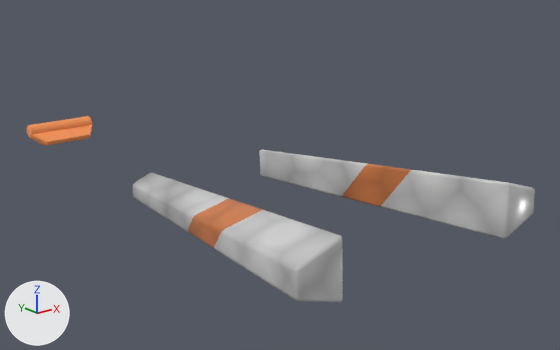
Renders of the Blender file Assets/BlenderModels/Ship2.blend from each side of a commit.
Before and after are seen from a 50 mm lens placed at (-3.54, -3.2, 2.5), pointed at (0.69, 2.09, 0.38). Every picture has the same lights, and +X, +Y and +Z are marked at lower left. The same objects are shown in both versions, whatever each file hides.

In view in the first picture: 'Strokes', 'Trim1.001'.
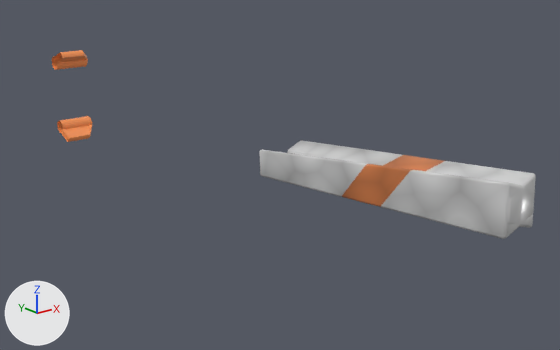
ob_empty is not drawn itself; it is used by a modifier of ob_strokes, ob_trim1_001.

Edits to the scene script, one JSON object a line:
```json
{"op": "remove", "block": "ob_empty", "code": ["ob_empty = bpy.data.objects.new('Empty', None)", "ob_empty.location = (0.0711, -0.987, 0.0321)"]}
{"block": "ob_strokes", "where": "_m = ob_strokes.modifiers.new('Mirror', 'MIRROR')"}
{"op": "remove", "block": "ob_strokes", "code": "_m.mirror_object = ob_empty"}
{"block": "ob_trim1_001", "where": "_m = ob_trim1_001.modifiers.new('Mirror', 'MIRROR')"}
{"op": "remove", "block": "ob_trim1_001", "code": "_m.mirror_object = ob_empty"}
```

Pixel boxes [x1, y1, x2, y2] of what changed, in the pictures (560 x 350 px):
```json
{"object": "Strokes", "change": "reshaped, modifiers changed", "before": [133, 149, 535, 302], "after": [259, 140, 536, 239], "on screen": "31% narrower, 35% shorter"}
{"object": "Trim1.001", "change": "reshaped, modifiers changed", "before": [27, 116, 92, 146], "after": [52, 50, 92, 142], "on screen": "38% narrower, 200% taller"}
```
